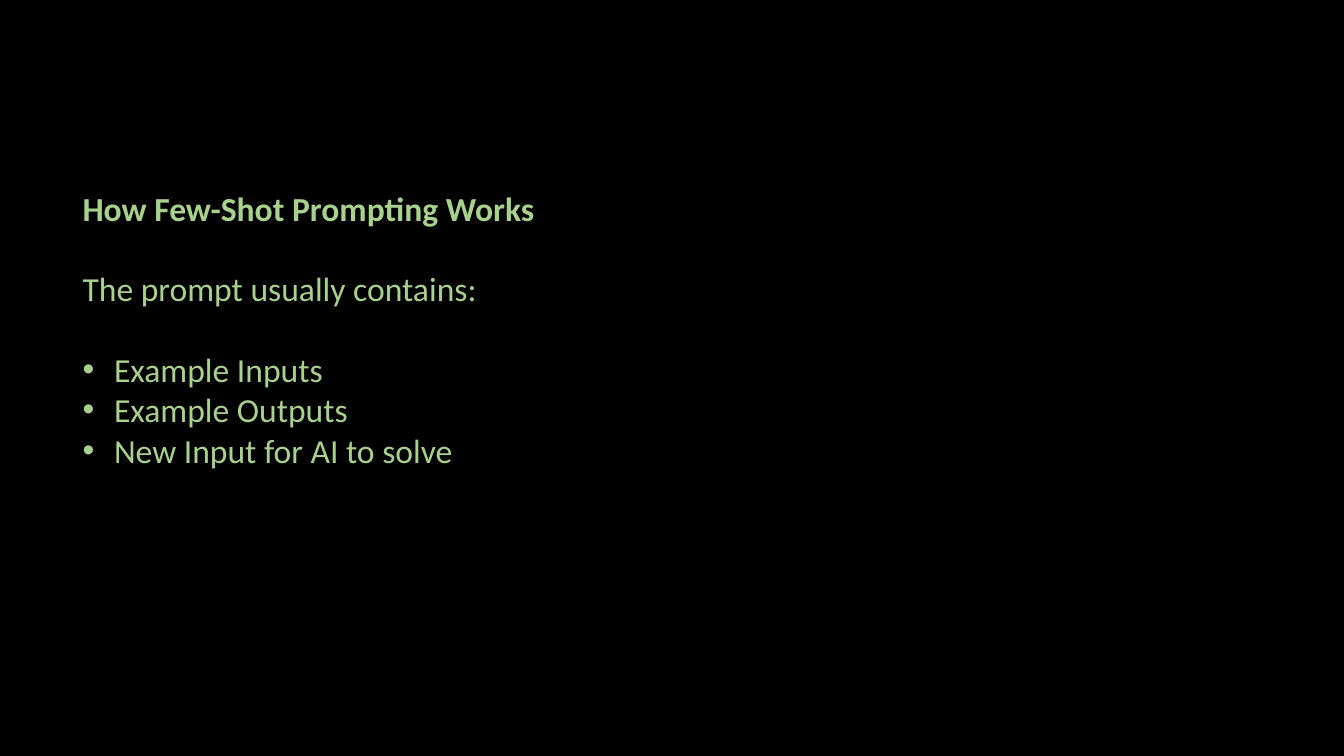
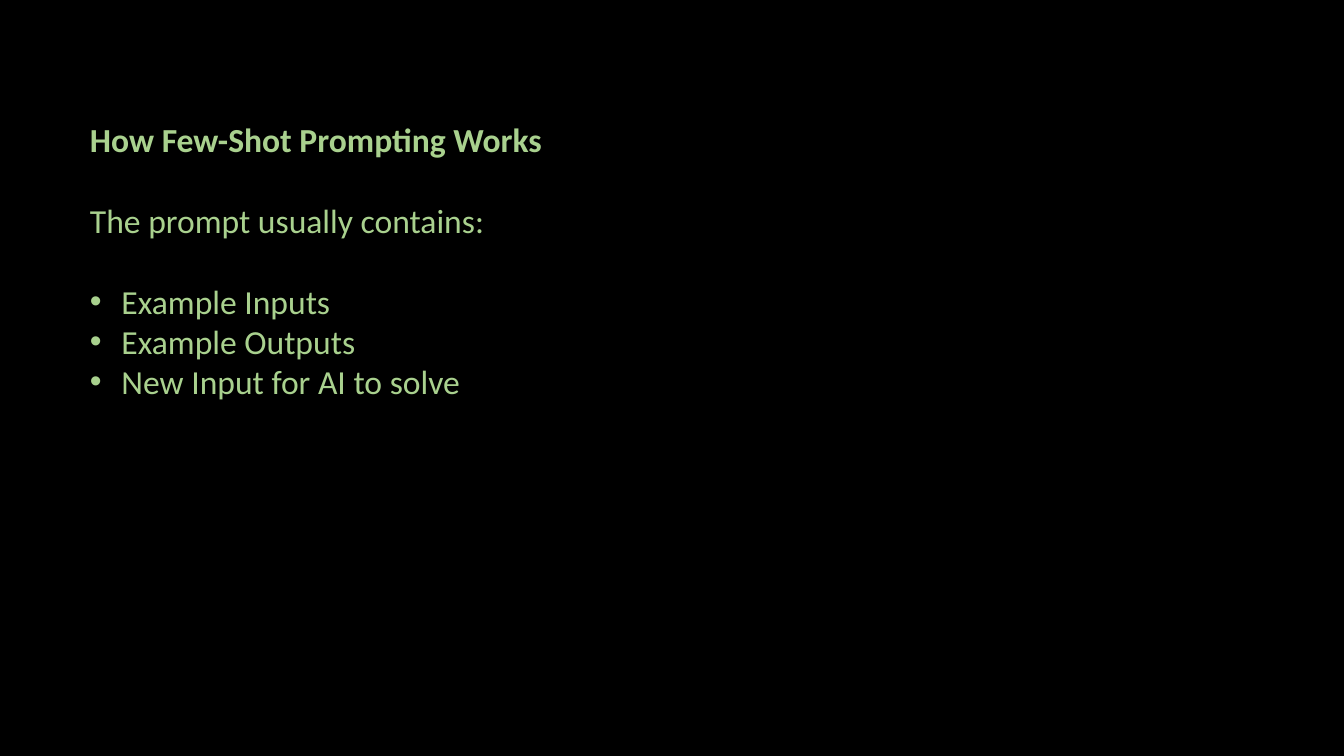
Before and after one commit to ash322ash422/youtube, a slide deck: slide 6 of prompt_engineering/pe-2-1_techniques_0Shot_1Shot_FewShot_ChainOfThought_RolePrompting_v2.pptx. Drawn at 1344x756 pixels with LibreOffice and Linux fonts; fonts in the diff are those of the drawing; background and template pictures are left out. Boxes give left, top, right and bottom in pixels: in the first picture for what was removed or moved away, otherwise in the second. Text is boxed around its words. In the diff, an @@ line names an element or a change of style, - is before the commit and + after.

```diff
--- a/prompt_engineering/pe-2-1_techniques_0Shot_1Shot_FewShot_ChainOfThought_RolePrompting_v2.pptx
+++ b/prompt_engineering/pe-2-1_techniques_0Shot_1Shot_FewShot_ChainOfThought_RolePrompting_v2.pptx
@@ text "How Few-Shot Prompting Works" moved from (x1=83, y1=197, x2=534, y2=469) to (x1=90, y1=128, x2=541, y2=400) @@
```
Also in this commit, not shown: 2 other slides changed, 17 other files.
